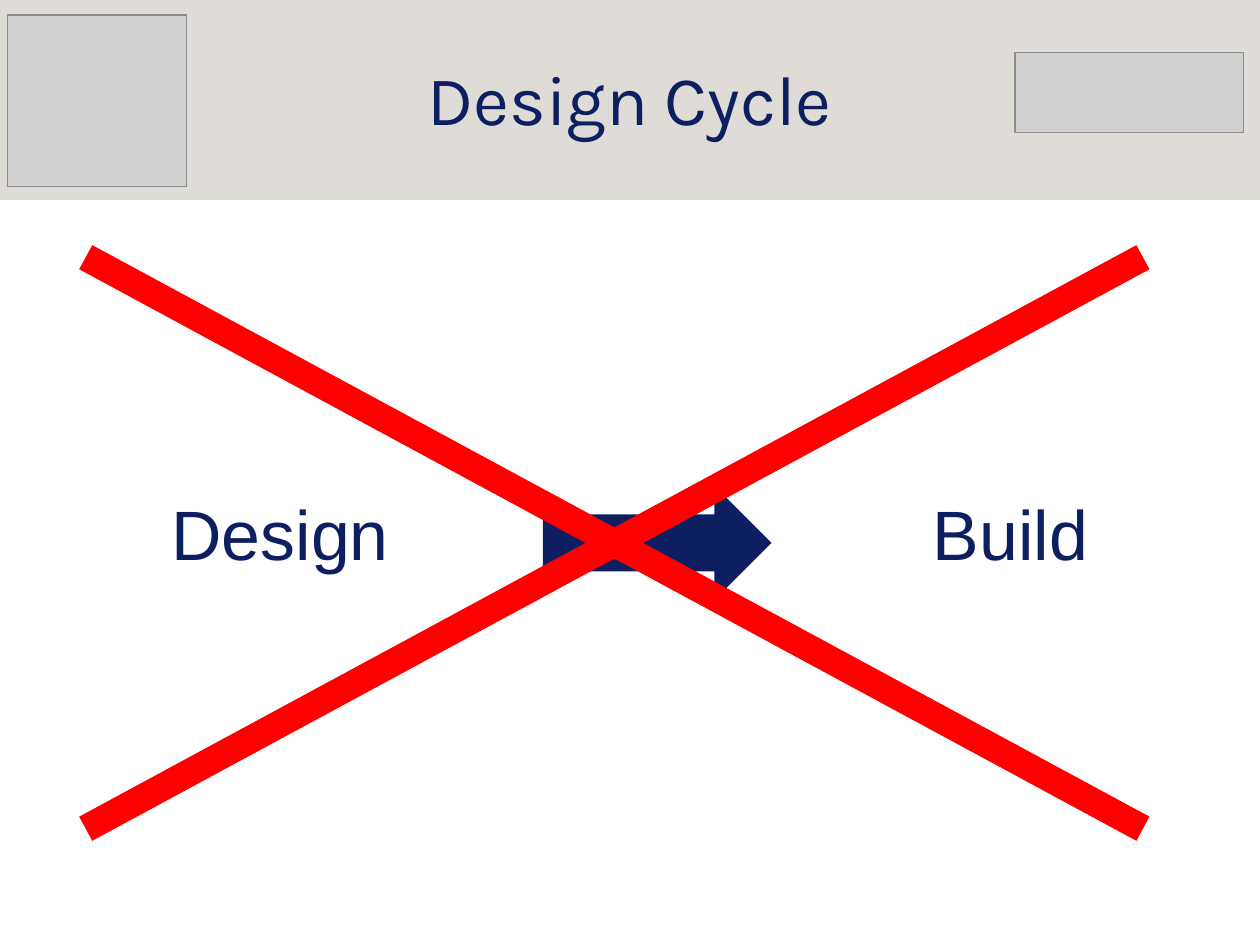
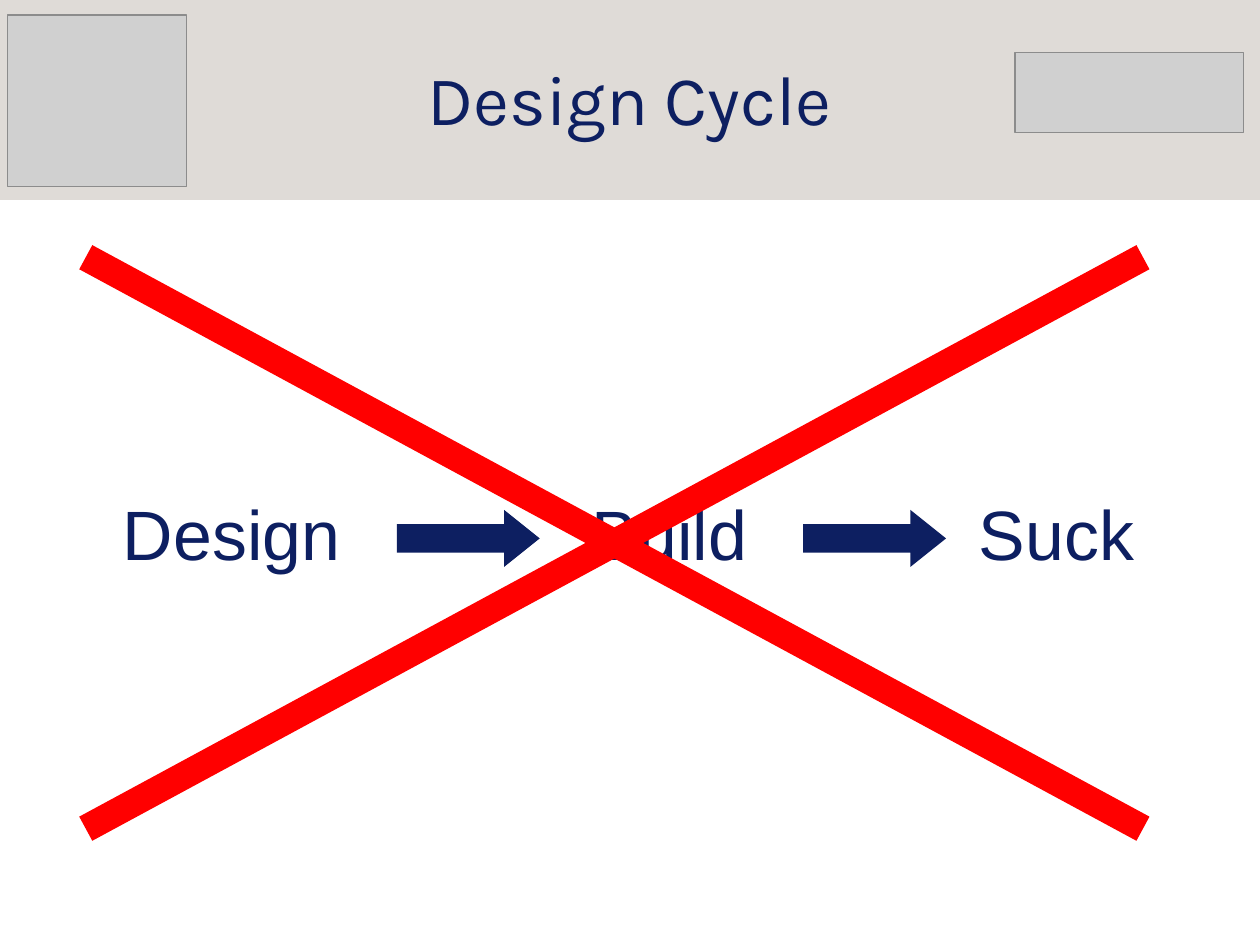
Before and after one commit to srobo-legacy/kickstart-presentations, a slide deck: slide 4 of mech/mech.odp (slide 2 before the commit). Drawn at 1260x945 pixels with LibreOffice and Linux fonts; fonts in the diff are those of the drawing; grey boxes stand for pictures; background and template pictures are left out. Boxes give left, top, right and bottom in pixels: in the first picture for what was removed or moved away, otherwise in the second. Text is boxed around its words. In the diff, an @@ line names an element or a change of style, - is before the commit and + after.

```diff
--- a/mech/mech.odp
+++ b/mech/mech.odp
@@ subtitle at [123,505,1134,574]: text changed @@
-Design Build
+Design Build Suck
@@ right arrow: place and size @@
-right arrow at [543,486,772,600]
+right arrow at [397,510,540,567]
@@ right arrow at [397,510,540,567]: proportions changed @@
@@ right arrow added at [804,510,947,567], fill #0D1F61 @@
```
Also in this commit, not shown: 15 other slides changed, 6 slides added, 3 slides removed, 3 other files.
